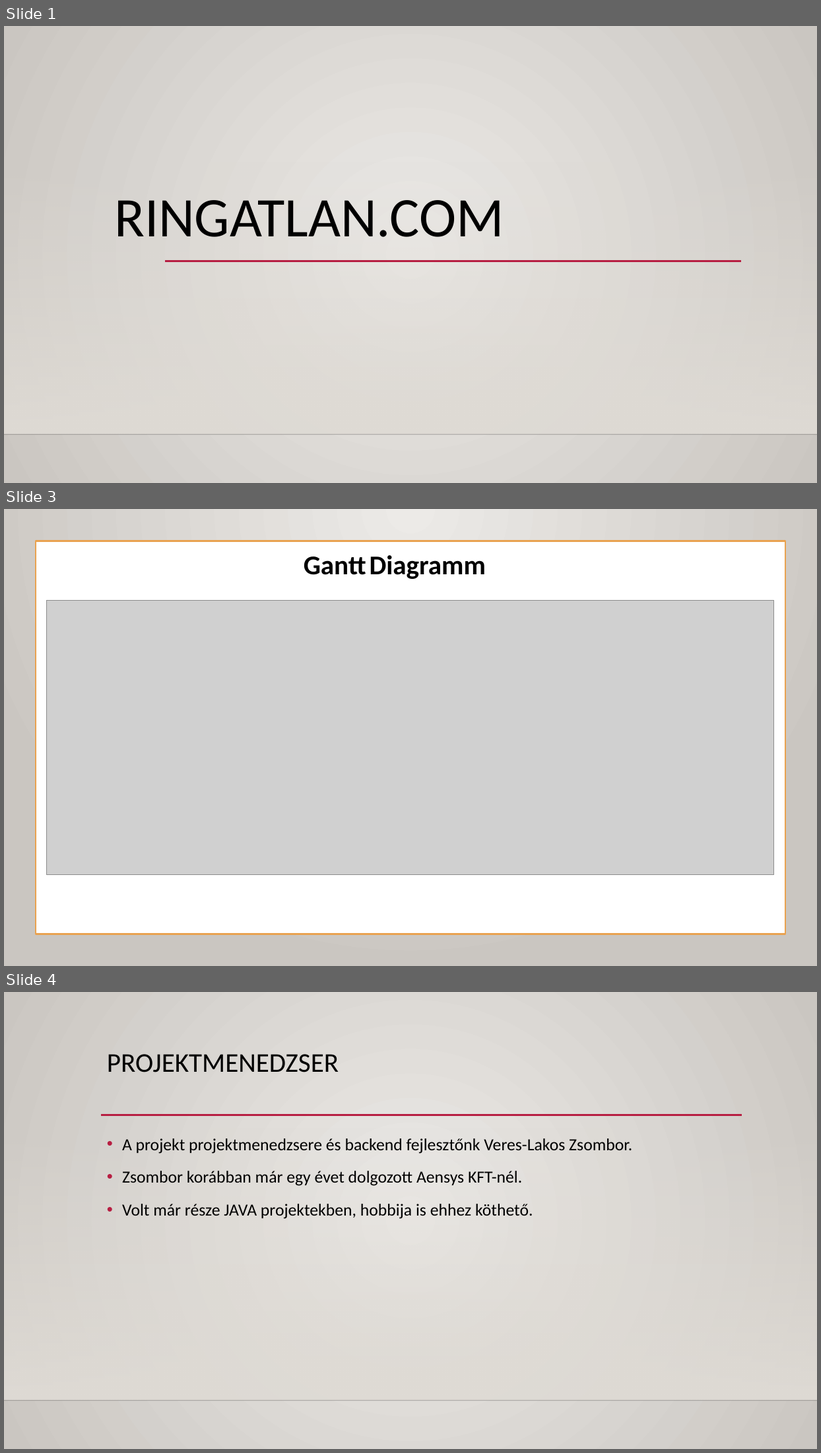
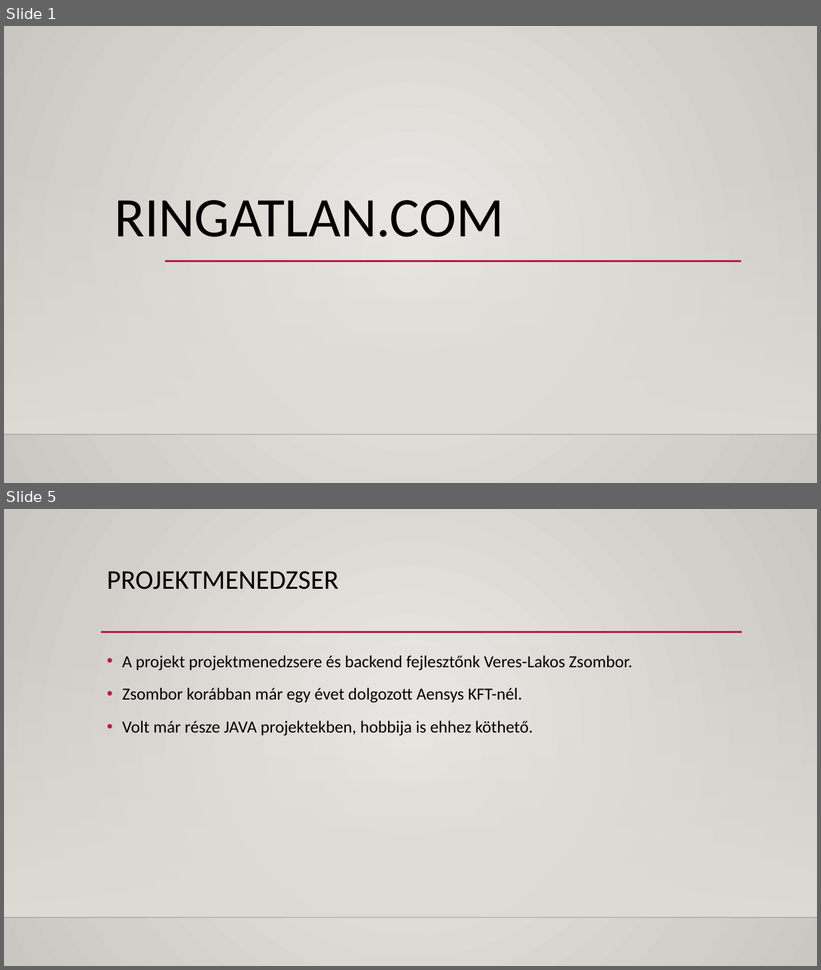
Before and after one commit to vlzsombor/rf-ingatlan-teljes, a slide deck: dokumentumok/Bemutato.pptx. Shown one above the other, each under a label of ours: slides 1, 3 and 4 before the commit, slides 1 and 5 after it; the slides between them are not shown. The pictures are 821x1453 and 821x970 pixels, drawn with LibreOffice and Linux fonts; fonts in the diff are those of the drawing; grey boxes stand for pictures; background and template pictures are left out. Boxes give left, top, right and bottom in pixels: in the first picture for what was removed or moved away, otherwise in the second. Text is boxed around its words. In the diff, an @@ line names an element or a change of style, - is before the commit and + after.

```diff
--- a/dokumentumok/Bemutato.pptx
+++ b/dokumentumok/Bemutato.pptx
@@ slide 3 removed at box(4, 509, 817, 966), background gradient #ECEAE7 to #CAC7C1; not listed: 2 template elements that a slide beside it also shows @@
@@ rectangle removed at box(4, 509, 817, 966) @@
@@ rectangle removed at box(36, 541, 785, 935) @@
@@ text removed at box(304, 555, 486, 579) @@
-Gantt Diagramm
@@ picture removed at box(47, 601, 774, 875) @@
@@ rectangle removed at box(4, 644, 817, 918) @@
@@ picture removed at box(4, 918, 817, 966) @@
@@ line removed from (4, 918) to (817, 918) @@
@@ what was slide 4 is now slide 5 @@
```
Also in this commit, not shown: 1 slide changed, 2 slides added.
